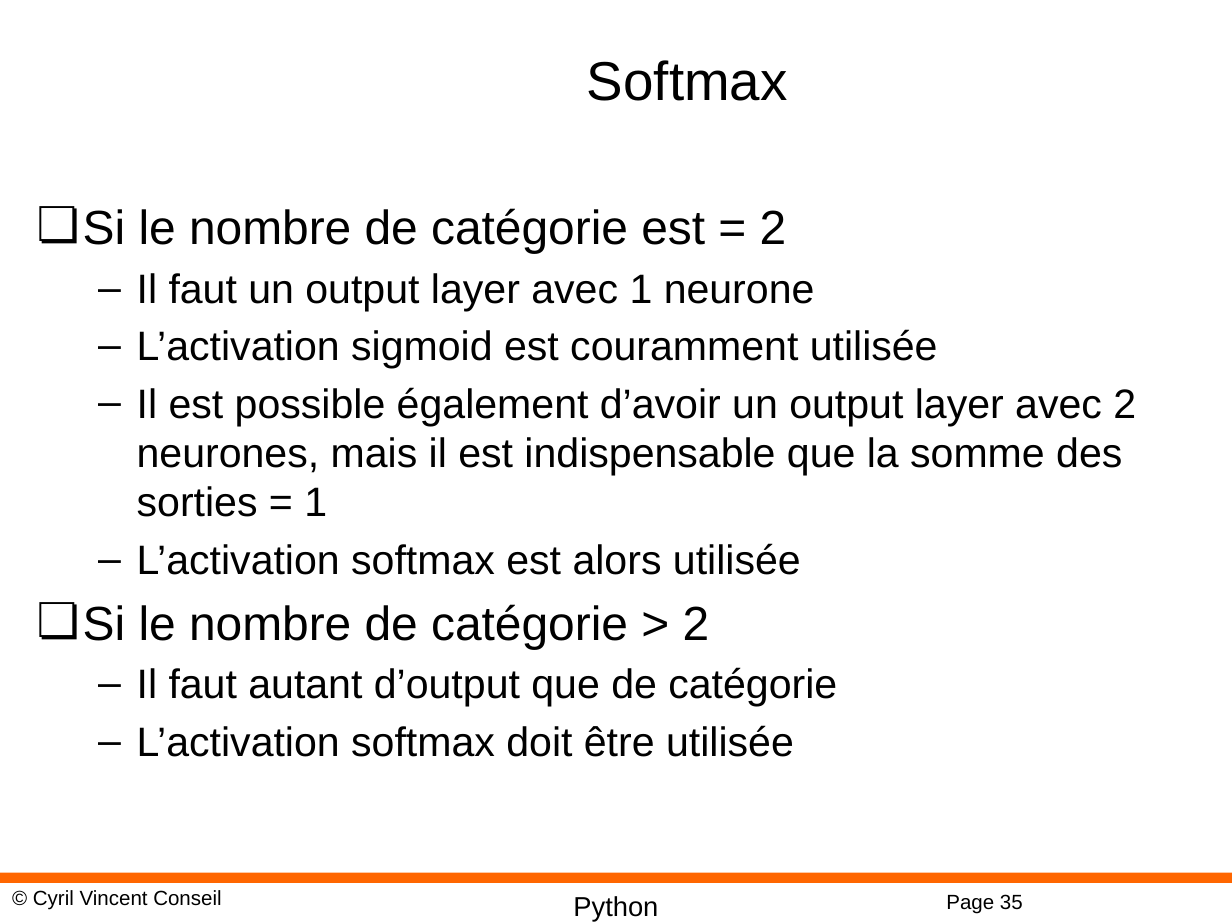
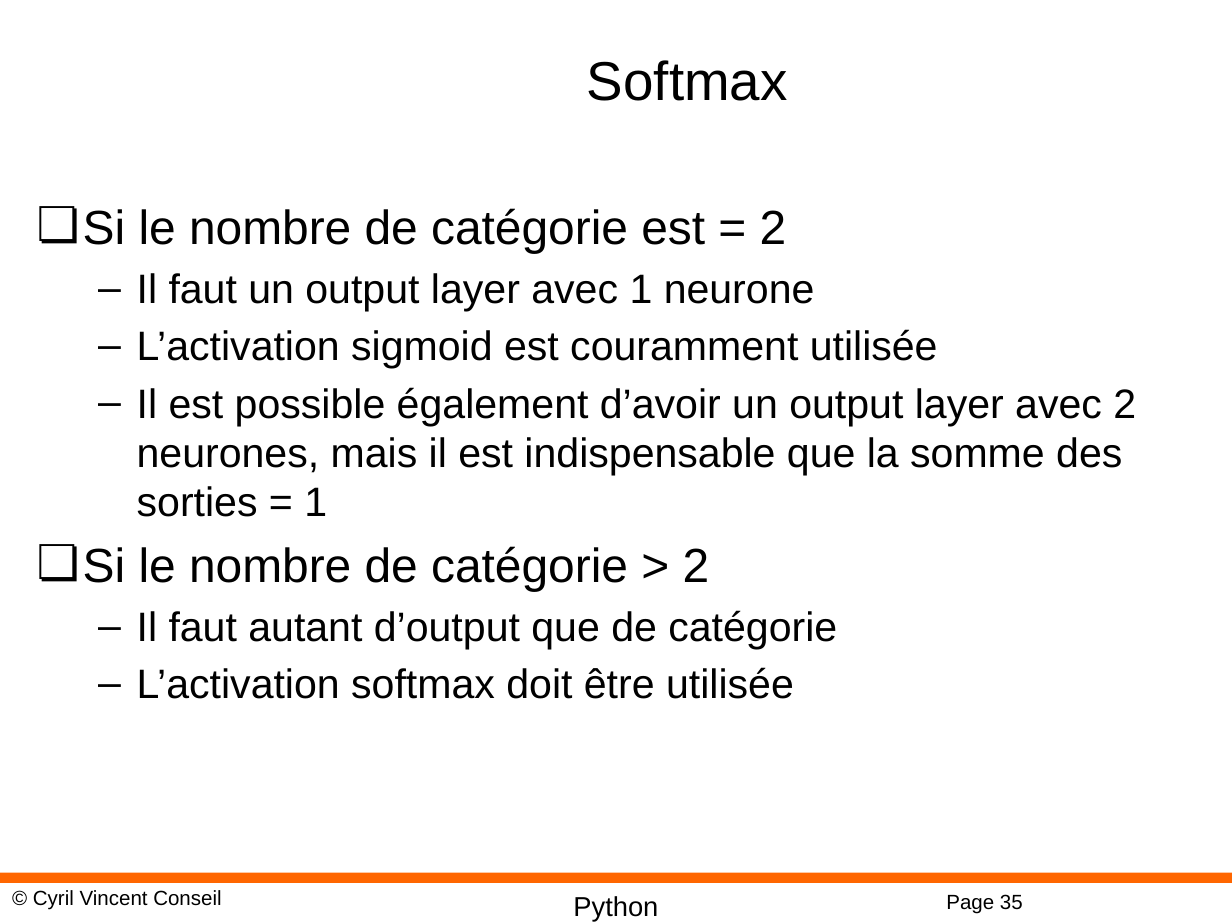
Before and after one commit to cyrilvincent/DL, a slide deck: slide 35 of PPT/DeepLearning09-Keras.pptx. Drawn at 1232x924 pixels with LibreOffice and Linux fonts; fonts in the diff are those of the drawing; background and template pictures are left out. Boxes give left, top, right and bottom in pixels: in the first picture for what was removed or moved away, otherwise in the second. Text is boxed around its words. In the diff, an @@ line names an element or a change of style, - is before the commit and + after.

```diff
--- a/PPT/DeepLearning09-Keras.pptx
+++ b/PPT/DeepLearning09-Keras.pptx
@@ text at (x1=137, y1=543, x2=801, y2=575): paragraph removed @@
-  – L’activation softmax est alors utilisée
```
Also in this commit, not shown: 11 other files.
